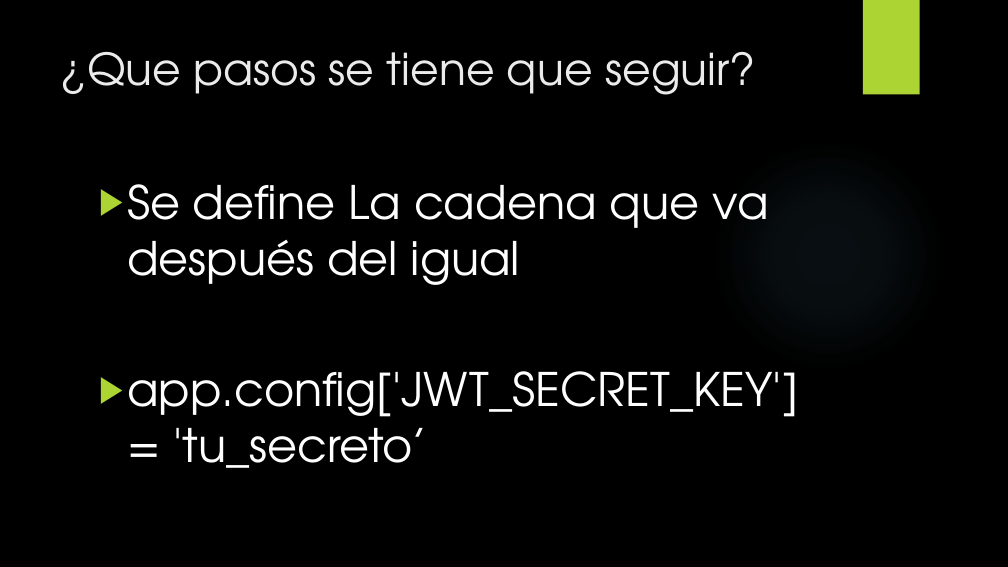
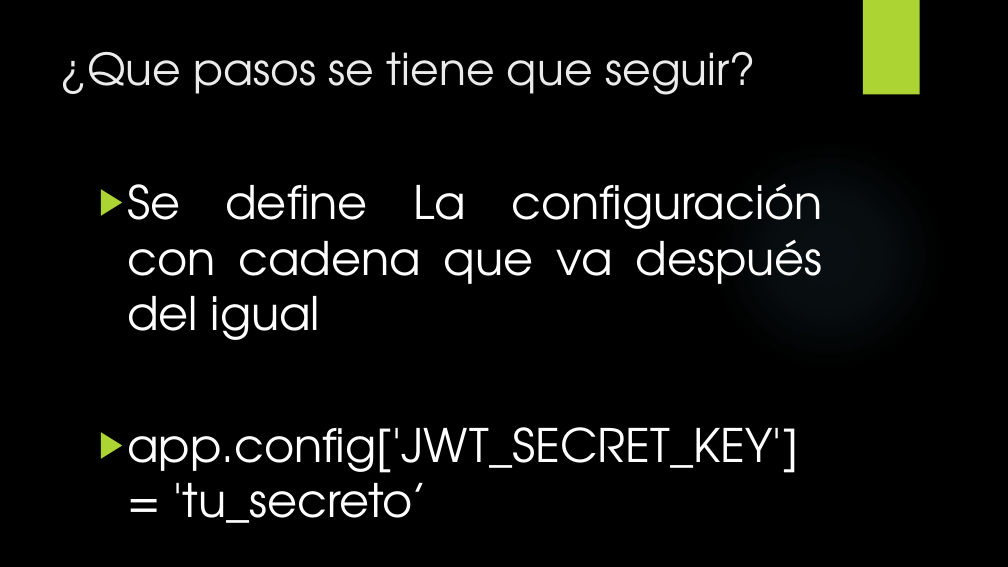
Before and after one commit to JuandresPUCE/Api_python_SQLite, a slide deck: slide 4 of Python-JWT.pptx. Drawn at 1008x567 pixels with LibreOffice and Linux fonts; fonts in the diff are those of the drawing; background and template pictures are left out. Boxes give left, top, right and bottom in pixels: in the first picture for what was removed or moved away, otherwise in the second. Text is boxed around its words. In the diff, an @@ line names an element or a change of style, - is before the commit and + after.

```diff
--- a/Python-JWT.pptx
+++ b/Python-JWT.pptx
@@ text at (127, 183, 823, 340): text changed @@
-▶ Se define La cadena que va después del igual
+▶ Se define La configuración con cadena que va después del igual
@@ text at (127, 427, 798, 523): alignment left to justified @@
```
Also in this commit, not shown: 10 other slides changed, 4 slides added.
